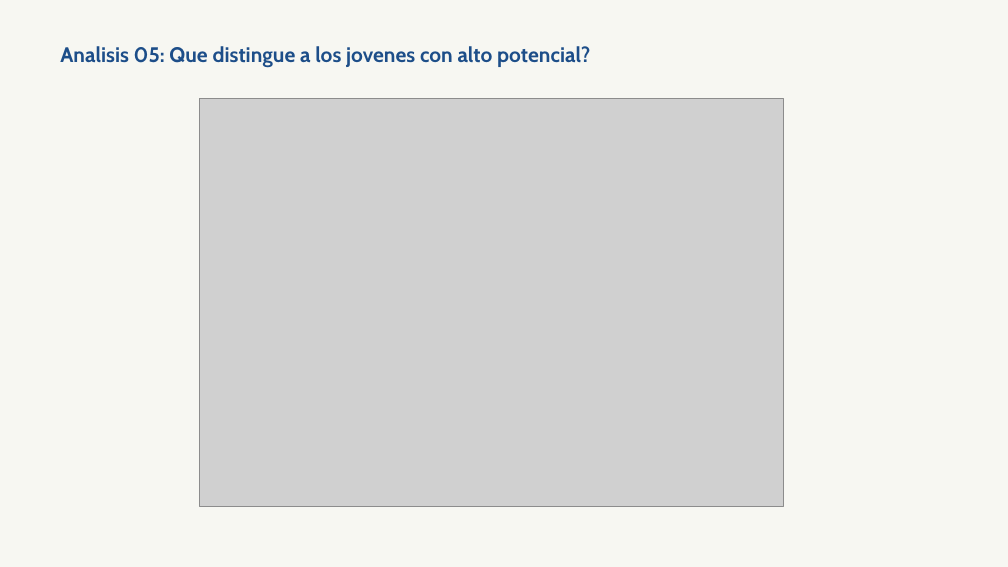
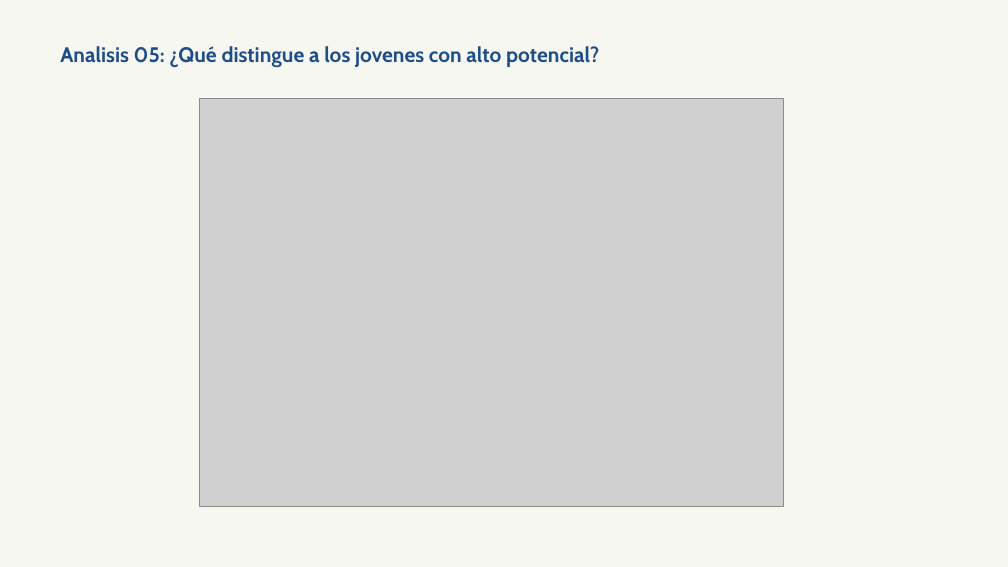
Before and after one commit to OssianV/Proyecto_analisis_soccer_europeo, a slide deck: slide 10 of OUTPUTS/presentacion_final.pptx. Drawn at 1008x567 pixels with LibreOffice and Linux fonts; fonts in the diff are those of the drawing; grey boxes stand for pictures. Boxes give left, top, right and bottom in pixels: in the first picture for what was removed or moved away, otherwise in the second. Text is boxed around its words. In the diff, an @@ line names an element or a change of style, - is before the commit and + after.

Commit message:
Minor changes y analisis correctos en la presentacion creada

```diff
--- a/OUTPUTS/presentacion_final.pptx
+++ b/OUTPUTS/presentacion_final.pptx
@@ text at (60, 46, 599, 68): text changed @@
-Analisis 05: Que distingue a los jovenes con alto potencial?
+Analisis 05: ¿Qué distingue a los jovenes con alto potencial?
```
Also in this commit, not shown: 19 other slides changed, 3 other files.
